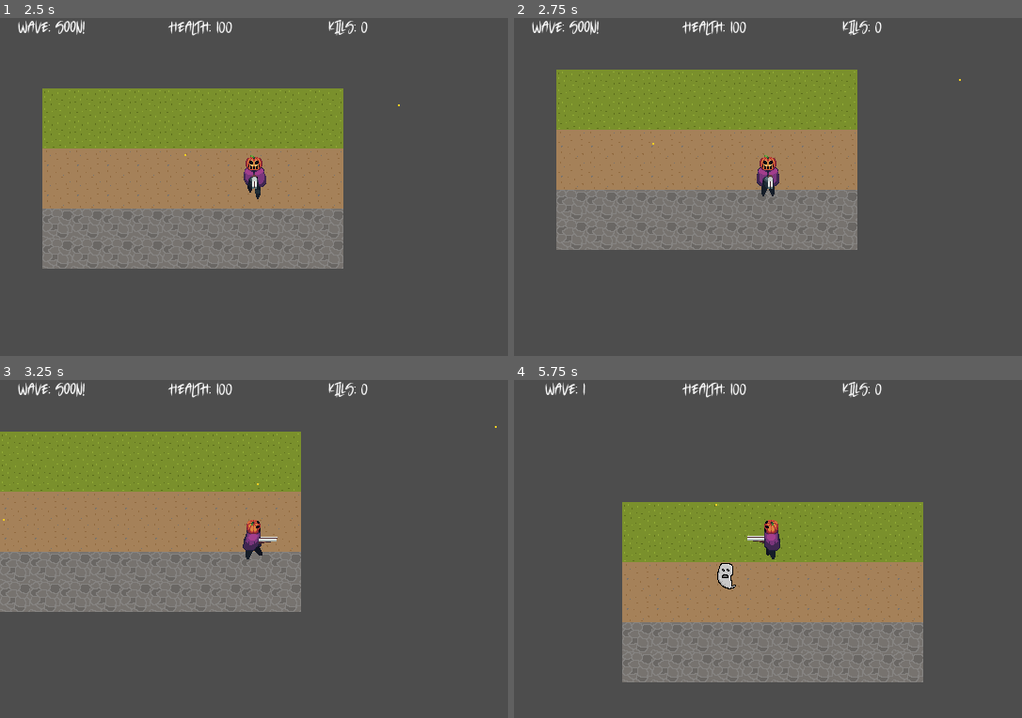
Above: before the commit, frames 1-4 (two rows, left to right).
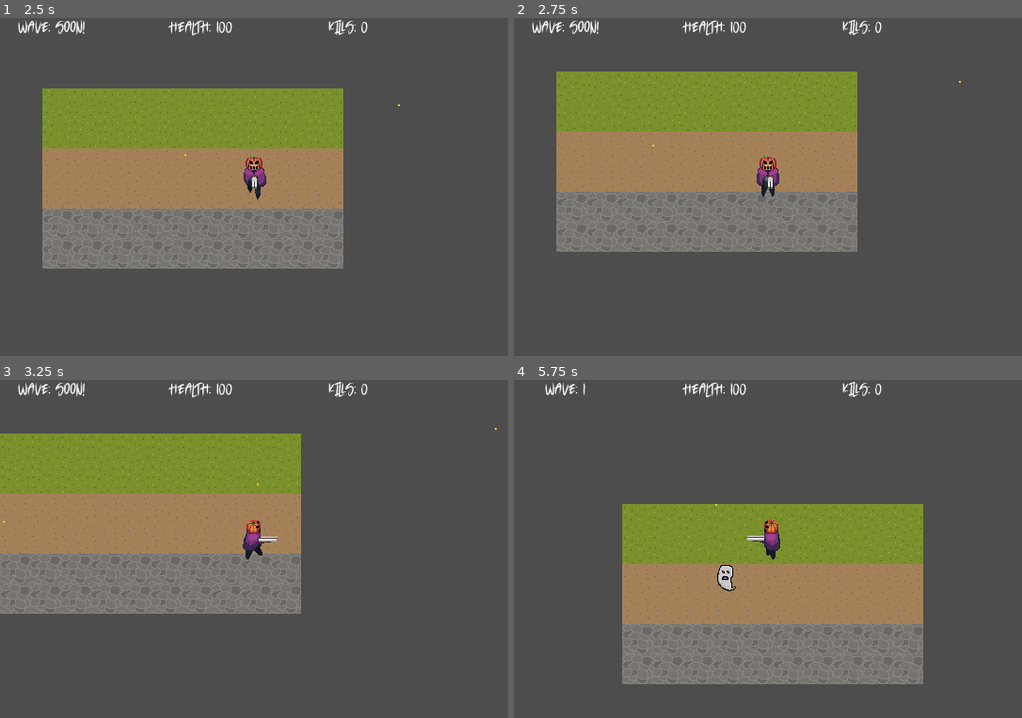
Above: after the commit, the same moments.

Repository: joshuardecker/eternal-harvest
Game: Godot game, scene res://World/world.tscn
Same seed, same stepped clock (60 frames per second), same inputs: the game is played once before the commit and once after it.
Inputs (mouse positions are in pixels of both pictures, inside the frame that each line leads up to):
- Up to frame 1 (2.5 s): click "Start Game" at 0.5 s; tap Enter at 1.25 s; move the mouse to (365, 170) at 1.27 s; hold D (right) 1.28-2.03 s; click (365, 170) at 1.35 s; move the mouse to (152, 203) at 2.02 s; hold S (down) from 2.03 s (still down); click (152, 203) at 2.1 s
- Up to frame 2 (2.75 s): keep holding S (down)
- Up to frame 3 (3.25 s): move the mouse to (304, 474) at 2.77 s; release S (down) at 2.78 s; hold D (right) from 2.78 s (still down); click (304, 474) at 2.85 s
- Up to frame 4 (5.75 s): move the mouse to (742, 616) at 3.52 s; release D (right) at 3.53 s; hold W (up) 3.53-4.28 s; click (742, 616) at 3.6 s; move the mouse to (920, 599) at 4.27 s; hold A (left) from 4.28 s (still down); click (920, 599) at 4.35 s; move the mouse to (615, 498) at 5.02 s; click (615, 498) at 5.1 s

Frame 1 is identical in both runs. In frame 2, 4.0% of the frame differs, in the area x 8-88%, y 15-70%; in frame 3, 4.0%; in frame 4, 4.1%, in the area x 21-81%, y 36-90%.

Commit message:
Updated the player hitbox

Diff:
--- a/Player/player.tscn
+++ b/Player/player.tscn
@@ -7,7 +7,7 @@
 [ext_resource type="Script" path="res://Engines/hitbox.gd" id="5_rd677"]
 
 [sub_resource type="RectangleShape2D" id="RectangleShape2D_8pghi"]
-size = Vector2(12, 18)
+size = Vector2(14, 27)
 
 [sub_resource type="Animation" id="Animation_2i3g4"]
 length = 0.001
@@ -266,7 +266,7 @@
 frame = 36
 
 [node name="CollisionShape" type="CollisionShape2D" parent="."]
-position = Vector2(0, -6)
+position = Vector2(0, -9)
 shape = SubResource("RectangleShape2D_8pghi")
 
 [node name="AnimationPlayer" type="AnimationPlayer" parent="."]
@@ -299,7 +299,7 @@
 damage = 20.0
 
 [node name="CollisionShape" type="CollisionShape2D" parent="Hitbox"]
-position = Vector2(0, -6)
+position = Vector2(0, -9)
 shape = SubResource("RectangleShape2D_8pghi")
 
 [node name="Camera" type="Camera2D" parent="."]
